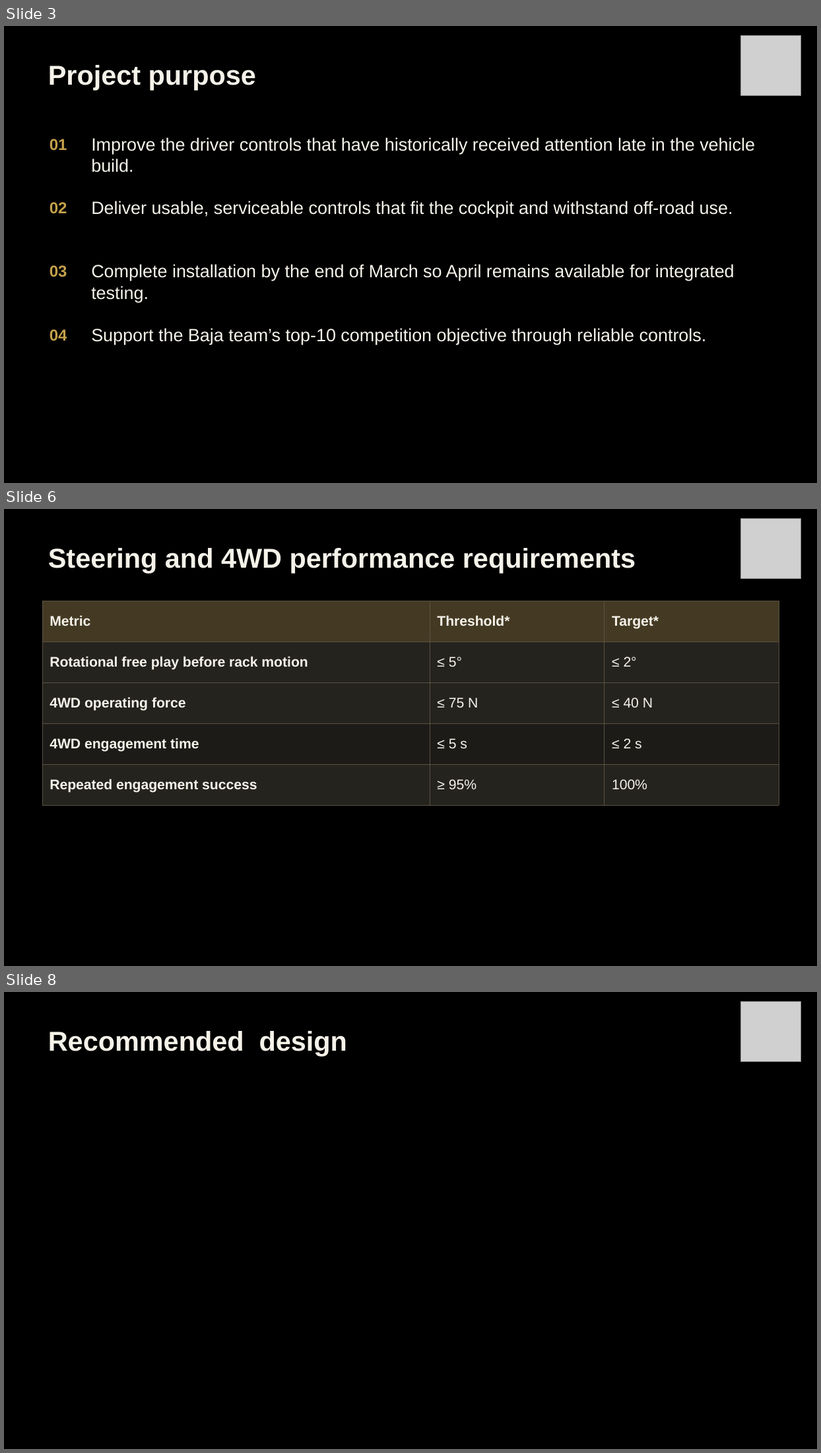
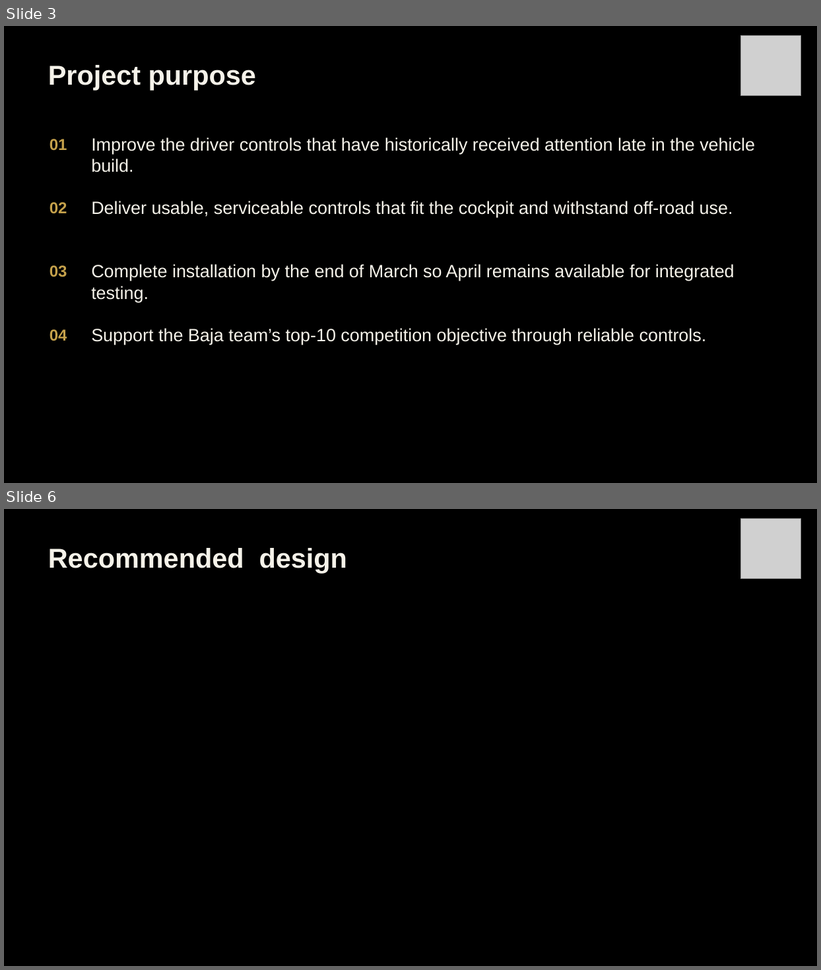
Before and after one commit to Polowater123/Aggie-Baja-Controls-The-A.B.C.-, a slide deck: PDR Draft.pptx. Shown one above the other, each under a label of ours: slides 3, 6 and 8 before the commit, slides 3 and 6 after it; the slides between them are not shown. The pictures are 821x1453 and 821x970 pixels, drawn with LibreOffice and Linux fonts; fonts in the diff are those of the drawing; grey boxes stand for pictures. Boxes give left, top, right and bottom in pixels: in the first picture for what was removed or moved away, otherwise in the second. Text is boxed around its words. In the diff, an @@ line names an element or a change of style, - is before the commit and + after.

```diff
--- a/PDR Draft.pptx
+++ b/PDR Draft.pptx
@@ slide 6 removed at <box>4,509,817,966</box>, background #000000 @@
@@ picture removed at <box>741,519,801,579</box> @@
@@ text removed at <box>48,548,636,573</box> @@
-Steering and 4WD performance requirements
@@ table removed at <box>42,601,778,805</box>, 5 rows, 3 columns @@
-Metric | Threshold* | Target*
-Rotational free play before rack motion | ≤ 5° | ≤ 2°
-4WD operating force | ≤ 75 N | ≤ 40 N
-4WD engagement time | ≤ 5 s | ≤ 2 s
-Repeated engagement success | ≥ 95% | 100%
@@ what was slide 8 is now slide 6 @@
```
Also in this commit, not shown: 7 slides changed, 2 slides added, 3 other slides removed.
